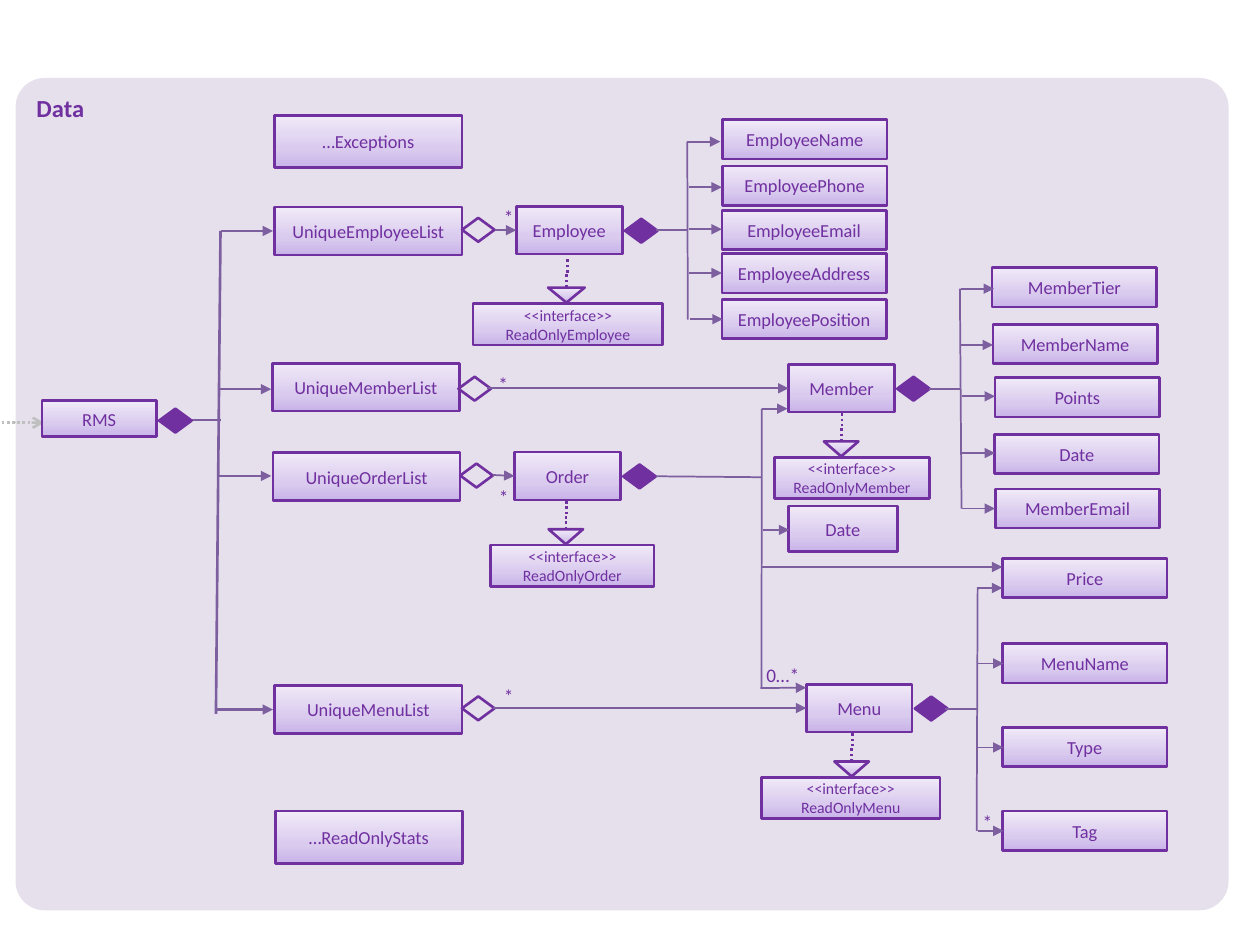
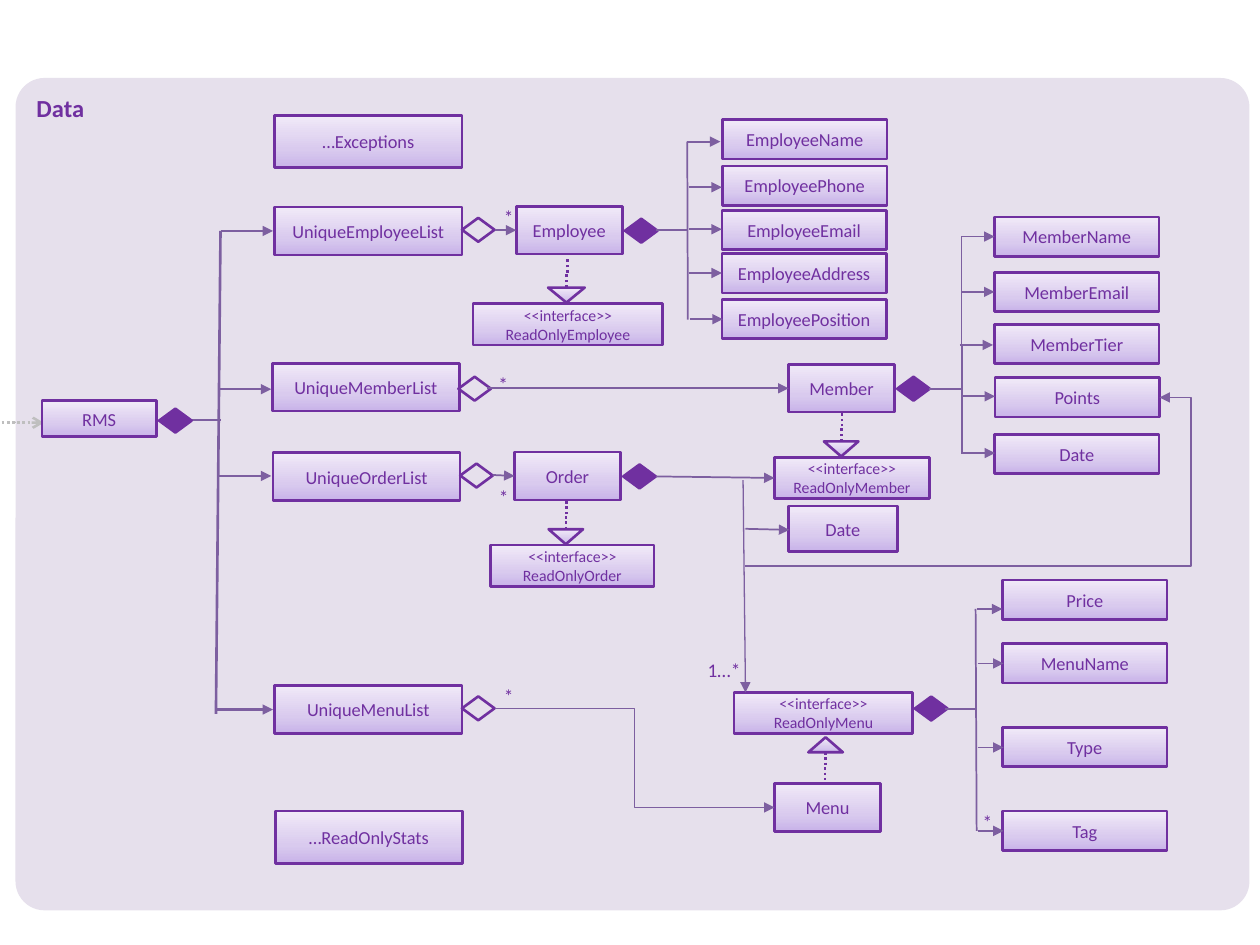
Before and after one commit to nusCS2113-AY1819S1/addressbook-level3, a slide deck: slide 6 of docs/Diagrams.pptx. Drawn at 1260x945 pixels with LibreOffice and Linux fonts; fonts in the diff are those of the drawing. Boxes give left, top, right and bottom in pixels: in the first picture for what was removed or moved away, otherwise in the second. Text is boxed around its words. In the diff, an @@ line names an element or a change of style, - is before the commit and + after.

```diff
--- a/docs/Diagrams.pptx
+++ b/docs/Diagrams.pptx
@@ rounded rectangle "Data": place and size @@
-rounded rectangle "Data" at [15, 78, 1228, 911]
+rounded rectangle "Data" at [15, 78, 1249, 911]
@@ elbow arrow added from (961, 348) to (994, 237), #7D60A0 0.75 pt @@
@@ rectangle "MemberName": place and size @@
-rectangle "MemberName" at [993, 324, 1158, 363]
+rectangle "MemberName" at [994, 217, 1159, 256]
@@ arrow removed from (961, 289) to (994, 289) @@
@@ elbow arrow added from (961, 340) to (994, 292), #7D60A0 0.75 pt @@
@@ rectangle "MemberEmail": place and size @@
-rectangle "MemberEmail" at [995, 489, 1160, 528]
+rectangle "MemberEmail" at [994, 272, 1159, 311]
@@ rectangle "MemberTier": place and size @@
-rectangle "MemberTier" at [992, 268, 1157, 307]
+rectangle "MemberTier" at [994, 325, 1159, 364]
@@ line moved from (960, 289) - (961, 509) to (961, 345) - (961, 454) @@
@@ elbow arrow added from (746, 566) to (1159, 397), #7D60A0 1 pt @@
@@ arrow removed from (761, 408) to (788, 408) @@
@@ line moved from (655, 476) - (761, 478) to (655, 476) - (775, 478) @@
@@ line (655, 476) - (775, 478): line to arrow @@
@@ line moved from (762, 408) - (761, 687) to (743, 480) - (746, 693) @@
@@ line (743, 480) - (746, 693): line to arrow; stroke #7D60A0 1 pt to #7D60A0 0.75 pt @@
@@ arrow removed from (961, 509) to (995, 509) @@
@@ arrow moved from (764, 530) - (789, 530) to (746, 529) - (789, 530) @@
@@ arrow removed from (761, 567) to (1003, 567) @@
@@ rectangle "Price": place and size @@
-rectangle "Price" at [1003, 558, 1168, 597]
+rectangle "Price" at [1003, 580, 1168, 619]
@@ line moved from (978, 588) - (976, 830) to (975, 609) - (976, 830) @@
@@ arrow moved from (976, 588) - (1003, 588) to (976, 609) - (1003, 609) @@
@@ text at [708, 663, 741, 683]: text changed @@
-0…*
+1…*
@@ arrow removed from (760, 688) to (806, 688) @@
@@ arrow removed from (493, 708) to (806, 708) @@
@@ elbow arrow added from (494, 708) to (775, 808), #7D60A0 1 pt @@
@@ rectangle "<<interface>> ReadOnlyMenu": place and size @@
-rectangle "<<interface>> ReadOnlyMenu" at [761, 777, 940, 819]
+rectangle "<<interface>> ReadOnlyMenu" at [735, 693, 914, 735]
@@ triangle at [809, 737, 843, 752]: rotation 0 to 180 degrees @@
@@ elbow line moved from (852, 761) - (853, 733) to (825, 752) - (825, 780) @@
@@ rectangle "Menu": place and size @@
-rectangle "Menu" at [806, 684, 912, 732]
+rectangle "Menu" at [775, 784, 881, 832]
```
